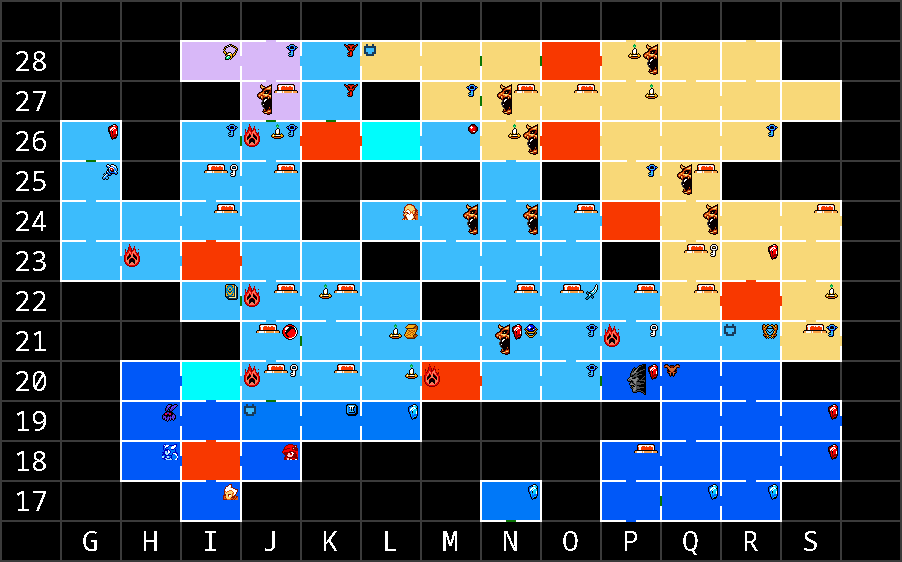
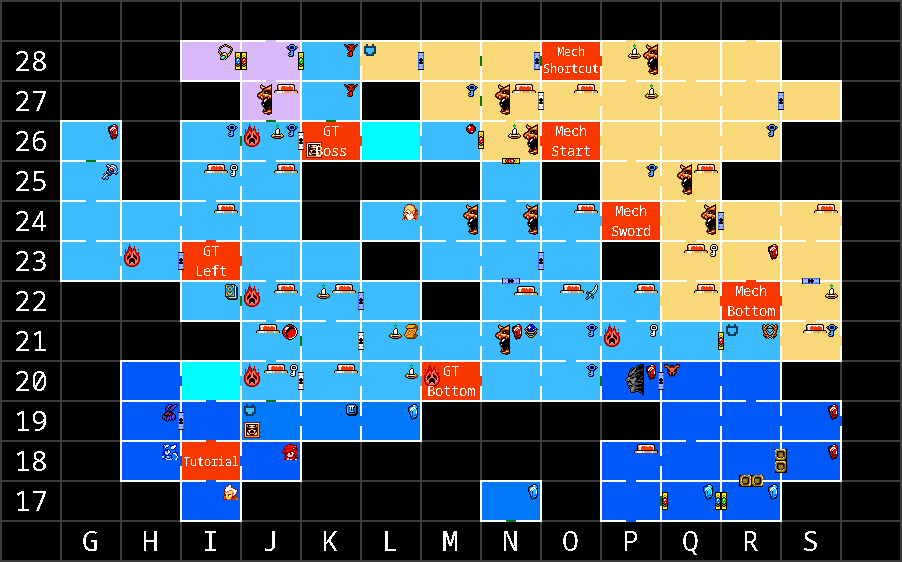
Comparing the layer stacks of the two 902x562 images. Changes:
added layer "Labels" above "Icons" over (184, 46, 775, 466)
painted on "Icons" over (178, 44, 820, 510)